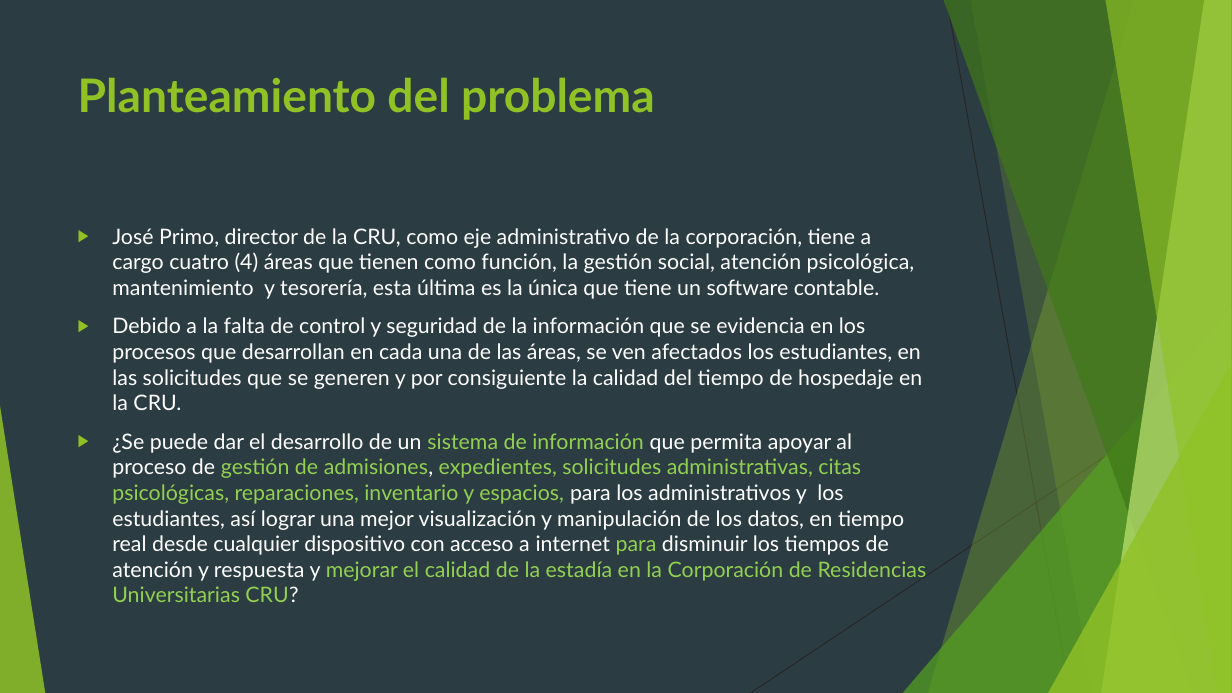
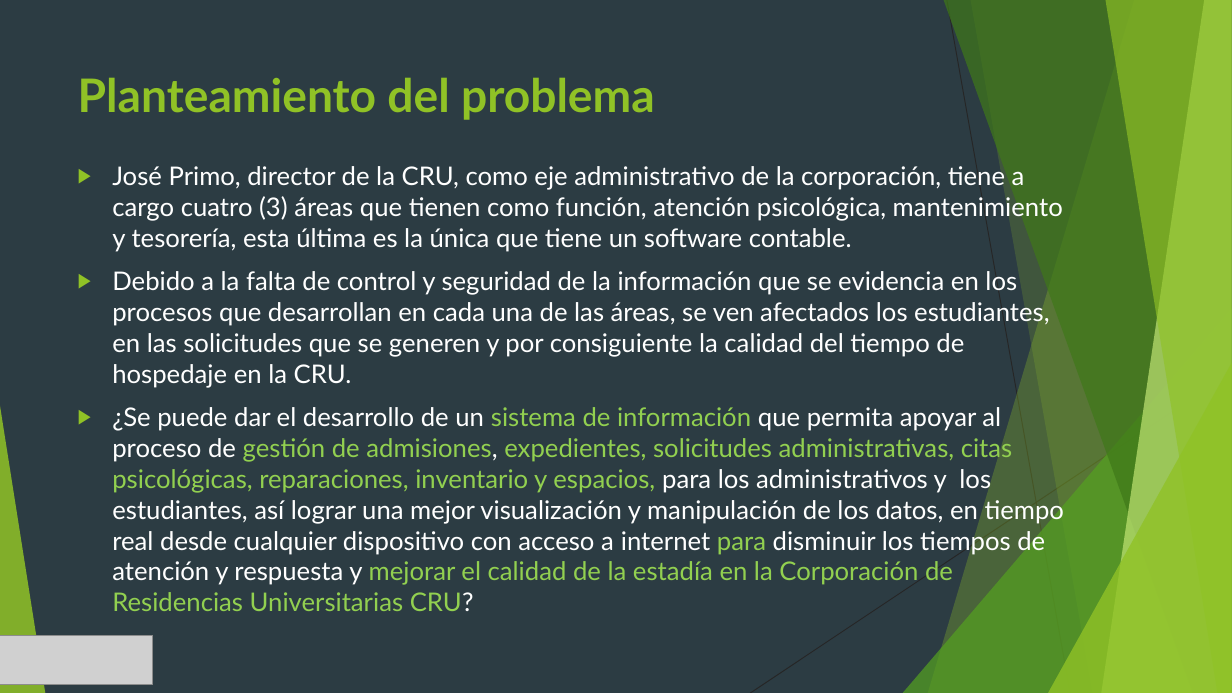
Before and after one commit to JefersonGuevara/Cru_Portal, a slide deck: slide 2 of Documentacion/SISTEMA DE INFORMACIÓN PARA LA GESTIÓN DE ADMISIONES.pptx. Drawn at 1232x693 pixels with LibreOffice and Linux fonts; fonts in the diff are those of the drawing; grey boxes stand for pictures. Boxes give left, top, right and bottom in pixels: in the first picture for what was removed or moved away, otherwise in the second. Text is boxed around its words. In the diff, an @@ line names an element or a change of style, - is before the commit and + after.

```diff
--- a/Documentacion/SISTEMA DE INFORMACIÓN PARA LA GESTIÓN DE ADMISIONES.pptx
+++ b/Documentacion/SISTEMA DE INFORMACIÓN PARA LA GESTIÓN DE ADMISIONES.pptx
@@ text "José Primo, director de la ...": place and size @@
-text "José Primo, director de la ..." at <box>112,228,927,602</box>
+text "José Primo, director de la ..." at <box>112,163,1064,611</box>
@@ text at <box>112,163,1063,252</box>: text changed; size 16.6 to 20 pt @@
-▶ José Primo, director de la CRU, como eje administrativo de la corporación, tiene a cargo cuatro (4) áreas que tienen como función, la gestión social, atención psicológica, mantenimiento y tesorería, esta última es la única que tiene un software contable.
+▶ José Primo, director de la CRU, como eje administrativo de la corporación, tiene a cargo cuatro (3) áreas que tienen como función, atención psicológica, mantenimiento y tesorería, esta última es la única que tiene un software contable.
@@ text at <box>112,271,1064,611</box>: size 16.6 to 20 pt in "Debido a la falta de control y ...", "¿Se puede dar el desarrollo de un ..." @@
@@ picture added at <box>0,636,153,685</box> @@
```
Also in this commit, not shown: 11 other slides changed, 19 slides added, 8 slides removed, 7 other files.
